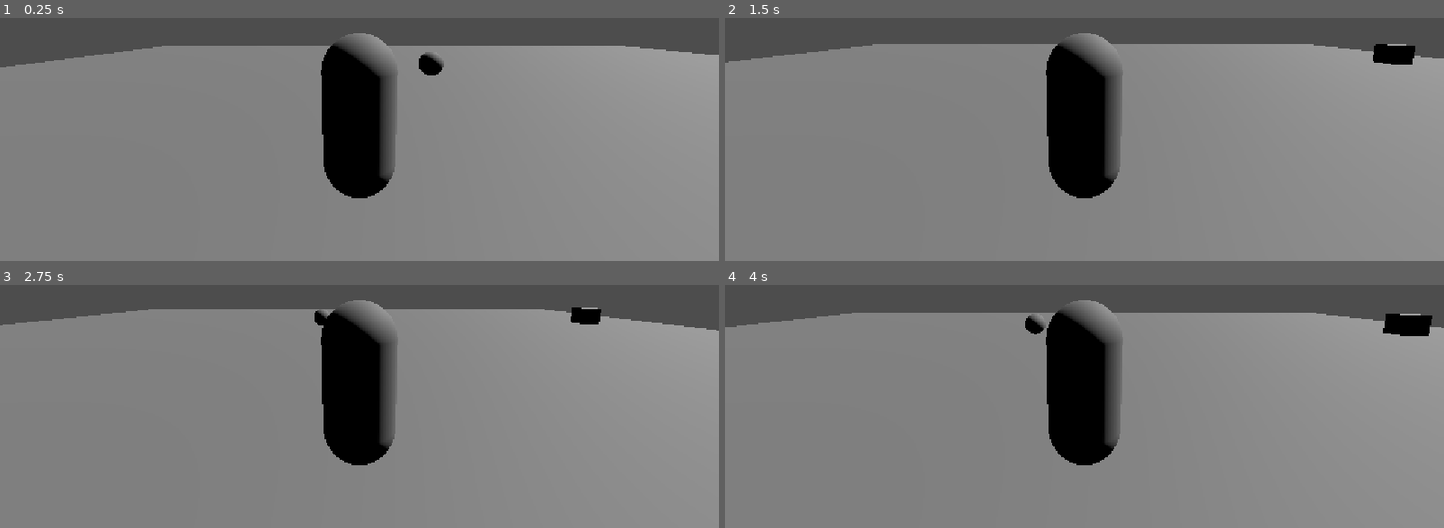
Above: before the commit, frames 1-4 (two rows, left to right).
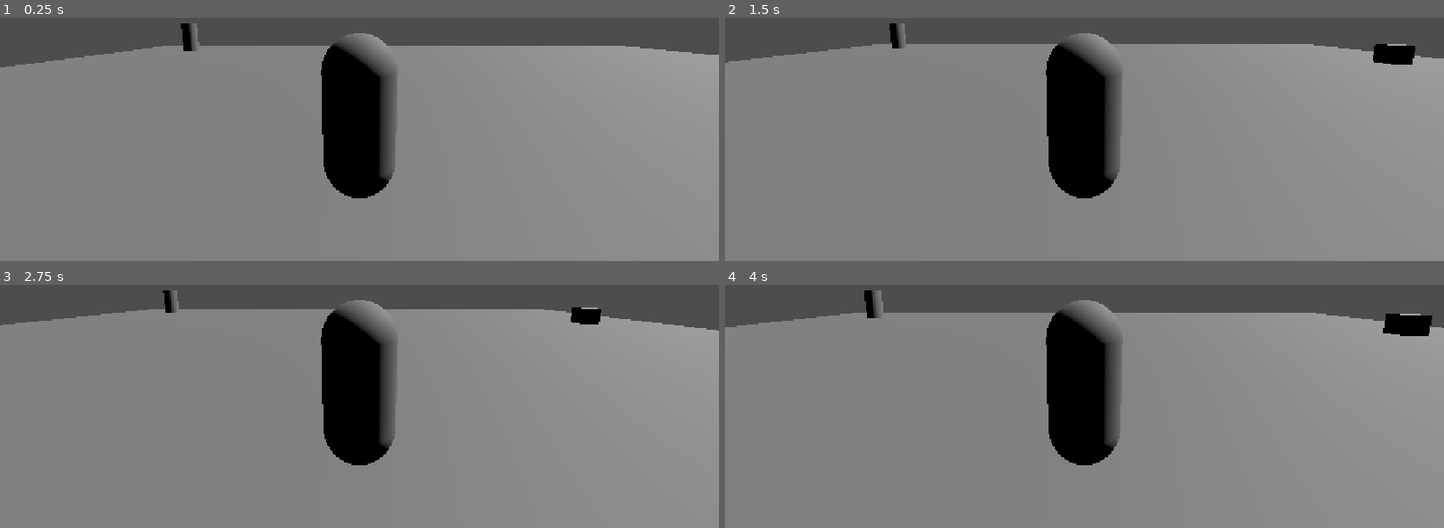
Above: after the commit, the same moments.

Repository: LaurenZeigler/Bug-Catcher
Game: Godot game, scene res://assets/mainScenes/whitebox/movementPlayground.tscn
Two runs of this game, one before a commit and one after it. Both use one fixed random seed, a clock stepped at 60 frames per second and the inputs below. This scene is started directly instead of the project's main scene.
Inputs:
- Up to frame 1 (0.25 s): no input
- Up to frame 2 (1.5 s): tap Enter at 0.5 s; hold D (move_right) 0.53-1.28 s; hold Ctrl (crouch) 0.53-1.28 s; hold S (move_down) from 1.28 s (still down); tap Shift (sprint) at 1.35 s
- Up to frame 3 (2.75 s): release S (move_down) at 2.03 s; hold D (move_right) from 2.03 s (still down); hold Ctrl (crouch) from 2.03 s (still down)
- Up to frame 4 (4 s): release D (move_right) at 2.78 s; release Ctrl (crouch) at 2.78 s; hold W (move_up) 2.78-3.53 s; tap Shift (sprint) at 2.85 s; hold A (move_left) from 3.53 s (still down); hold Ctrl (crouch) from 3.53 s (still down)

The runs differ from the first frame. In frame 1, 0.4% of the frame differs, in the area x 25-62%, y 2-24%; in frame 2, 0.2%; in frame 3, 0.2%; in frame 4, 0.4%.

Commit message:
updated some bug behavior movement/spawning shtuff

Diff:
--- a/bugc/assets/characterNodes/mainCharacter.tscn
+++ b/bugc/assets/characterNodes/mainCharacter.tscn
@@ -14,7 +14,7 @@
 
 [node name="CharacterBody3D" type="CharacterBody3D" parent="." unique_id=309607646]
 collision_layer = 256
-collision_mask = 513
+collision_mask = 1537
 script = ExtResource("1_stc2r")
 
 [node name="CollisionShape3D" type="CollisionShape3D" parent="CharacterBody3D" unique_id=1986074596]
--- a/bugc/assets/mainScenes/whitebox/movementPlayground.tscn
+++ b/bugc/assets/mainScenes/whitebox/movementPlayground.tscn
@@ -3,7 +3,7 @@
 [ext_resource type="PackedScene" uid="uid://co3i1ap6yftey" path="res://assets/characterNodes/mainCharacter.tscn" id="1_p3l2t"]
 [ext_resource type="PackedScene" uid="uid://leh8y087iygp" path="res://assets/mainScenes/whitebox/whiteboxObjects/plane.tscn" id="2_5juvl"]
 [ext_resource type="PackedScene" uid="uid://c67b40l25ukqc" path="res://assets/mainScenes/whitebox/whiteboxObjects/box.tscn" id="3_sckpk"]
-[ext_resource type="PackedScene" uid="uid://c7p8c11v1ovjr" path="res://assets/characterNodes/mainBug.tscn" id="4_8lsqv"]
+[ext_resource type="PackedScene" uid="uid://cywxeqe0fpq6m" path="res://assets/objectNodes/bug_nest.tscn" id="4_8lsqv"]
 
 [node name="Node3D" type="Node3D" unique_id=976585356]
 
@@ -19,5 +19,5 @@
 [node name="exampleObject" parent="." unique_id=1747730527 instance=ExtResource("3_sckpk")]
 transform = Transform3D(1, 0, 0, 0, 1, 0, 0, 0, 1, 15.752095, 1.2010717, -1.8616009)
 
-[node name="mainBug" parent="." unique_id=2021857881 instance=ExtResource("4_8lsqv")]
-transform = Transform3D(1, 0, 0, 0, 1, 0, 0, 0, 1, 0, 0.5, 0)
+[node name="BugNest" parent="." unique_id=85989814 instance=ExtResource("4_8lsqv")]
+transform = Transform3D(1, 0, 0, 0, 1, 0, 0, 0, 1, -15.850984, 0, -9.414328)
--- /dev/null
+++ b/bugc/assets/objectNodes/bug_nest.tscn
@@ -0,0 +1,41 @@
+[gd_scene format=3 uid="uid://cywxeqe0fpq6m"]
+
+[ext_resource type="Script" uid="uid://b6asofqwncss4" path="res://assets/scripts/bugBehavior/bugNestBehavior.gd" id="1_0muv2"]
+[ext_resource type="PackedScene" uid="uid://c7p8c11v1ovjr" path="res://assets/characterNodes/mainBug.tscn" id="2_gkf2b"]
+
+[sub_resource type="CylinderMesh" id="CylinderMesh_735tp"]
+
+[sub_resource type="CylinderShape3D" id="CylinderShape3D_m74y1"]
+radius = 0.49951172
+
+[sub_resource type="CylinderShape3D" id="CylinderShape3D_735tp"]
+radius = 6.6049805
+
+[node name="BugNest" type="Node3D" unique_id=85989814 node_paths=PackedStringArray("timer")]
+script = ExtResource("1_0muv2")
+timer = NodePath("Timer")
+items = Array[PackedScene]([ExtResource("2_gkf2b")])
+
+[node name="MeshInstance3D" type="MeshInstance3D" parent="." unique_id=35653089]
+transform = Transform3D(1, 0, 0, 0, 1, 0, 0, 0, 1, 0, 1, 0)
+mesh = SubResource("CylinderMesh_735tp")
+
+[node name="StaticBody3D" type="StaticBody3D" parent="MeshInstance3D" unique_id=187034253]
+collision_layer = 1024
+collision_mask = 769
+
+[node name="CollisionShape3D" type="CollisionShape3D" parent="MeshInstance3D/StaticBody3D" unique_id=895727500]
+shape = SubResource("CylinderShape3D_m74y1")
+
+[node name="Area3D" type="Area3D" parent="." unique_id=524401790]
+transform = Transform3D(1, 0, 0, 0, 1, 0, 0, 0, 1, 0, 1, 0)
+collision_layer = 1024
+collision_mask = 256
+
+[node name="CollisionShape3D" type="CollisionShape3D" parent="Area3D" unique_id=1920011923]
+shape = SubResource("CylinderShape3D_735tp")
+
+[node name="Timer" type="Timer" parent="." unique_id=2088175351]
+
+[connection signal="area_entered" from="Area3D" to="." method="_on_body_entered"]
+[connection signal="body_exited" from="Area3D" to="." method="_on_body_exited"]
--- a/bugc/assets/scripts/bugBehavior/bugBehavior.gd
+++ b/bugc/assets/scripts/bugBehavior/bugBehavior.gd
@@ -1,11 +1,13 @@
 extends CharacterBody3D
 
-@export var speed := 1.5
+@export var walk_speed := 1.5
+@export var fly_speed := 1.5
+@export var fly_height : float = 1
 
 @onready var nav_agent : NavigationAgent3D = $NavigationAgent3D
 @onready var timer : Timer = $Timer
 
-enum State {IDLE, WALKING}
+enum State {IDLE, WALKING, FLYING, FLYIDLE}
 var state = State.IDLE
 
 var walking_duration = 2
@@ -26,8 +28,15 @@
 			nav_agent.target_position = random_target
 			state = State.WALKING
 			timer.start(idle_duration)
+		State.FLYIDLE:
+			var random_target = Vector3(randf_range(-10,10), fly_height, randf_range(-10,10))
+			nav_agent.target_position = random_target
+			state = State.FLYING
+			timer.start(idle_duration)
 		State.WALKING:
 			state = State.IDLE
+		State.FLYING:
+			state = State.FLYIDLE
 
 func _process(delta : float) -> void:
 	if state == State.WALKING:
@@ -35,9 +44,17 @@
 			state = State.IDLE
 			timer.start(idle_duration)
 		else:
-			move_toward_target(speed)
+			move_toward_target(walk_speed)
+
+	if state == State.FLYING:
+		if nav_agent.is_navigation_finished():
+			state = State.FLYIDLE
+			timer.start(idle_duration)
+		else:
+			fly_toward_target(fly_speed)
 
 func move_toward_target(move_speed):
+	motion_mode = 0
 	var next_position = nav_agent.target_position
 	var direction = (next_position - global_transform.origin).normalized()
 	velocity = direction * move_speed
@@ -47,3 +64,15 @@
 	if direction.length() > 0:
 		var target_rotation = global_transform.looking_at(next_position).basis
 		global_transform.basis = global_transform.basis.slerp(target_rotation,0.1)
+
+func fly_toward_target(move_speed):
+	motion_mode = 1
+	var next_position = nav_agent.target_position
+	var direction = (next_position - global_transform.origin).normalized()
+	velocity = direction * move_speed
+	print(next_position)
+	print("moving to" + str(direction))
+	move_and_slide()
+	if direction.length() > 0:
+		var target_rotation = global_transform.looking_at(next_position).basis
+		global_transform.basis = global_transform.basis.slerp(target_rotation,0.1)
--- /dev/null
+++ b/bugc/assets/scripts/bugBehavior/bugNestBehavior.gd
@@ -0,0 +1,31 @@
+extends Node3D
+
+@export var timer : Timer
+
+@export var items : Array[PackedScene] = []
+
+@onready var duration_min : float = 1.0
+@onready var duration_max : float = 6.0
+
+@onready var area : Area3D = $MeshInstance3D/Area3D
+
+func _ready():
+	pass
+
+func _on_timer_timeout():
+	if area.body_entered:
+		pass
+	var item_to_spawn : PackedScene = items.pick_random()
+	var item = item_to_spawn.instantiate()
+	add_child(item)
+
+	var duration = randf_range(duration_min, duration_max)
+	timer.start(duration)
+	print("spawned")
+
+func _on_body_entered():
+	print("entered")
+	timer.start(duration_min)
+
+func _on_body_exited():
+	timer.stop()
--- a/bugc/project.godot
+++ b/bugc/project.godot
@@ -63,6 +63,7 @@
 3d_physics/layer_1="Ground"
 3d_physics/layer_9="Player"
 3d_physics/layer_10="Bug"
+3d_physics/layer_11="Nest"
 
 [physics]
 
Not shown, added: bugc/assets/scripts/bugBehavior/bugNestBehavior.gd.uid
